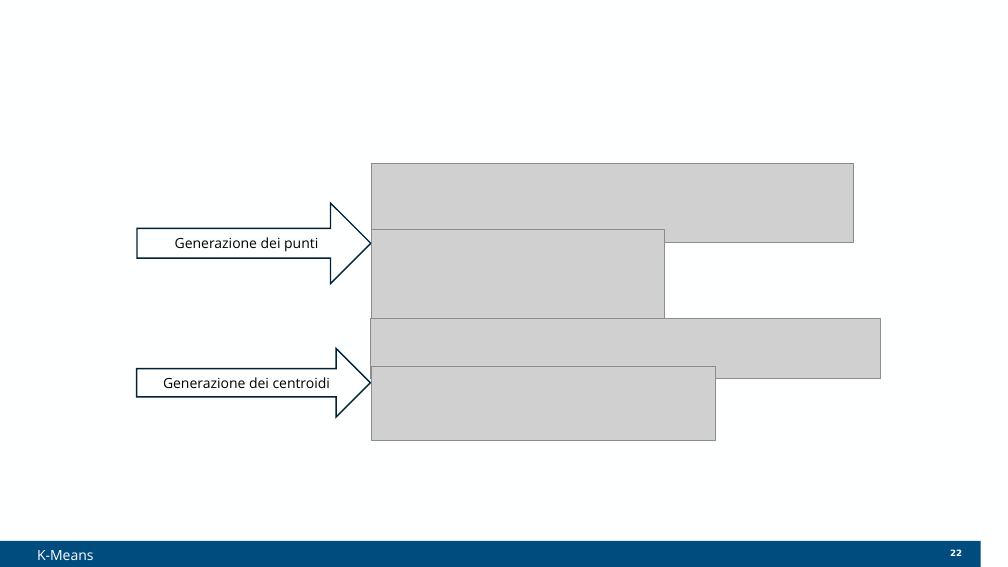
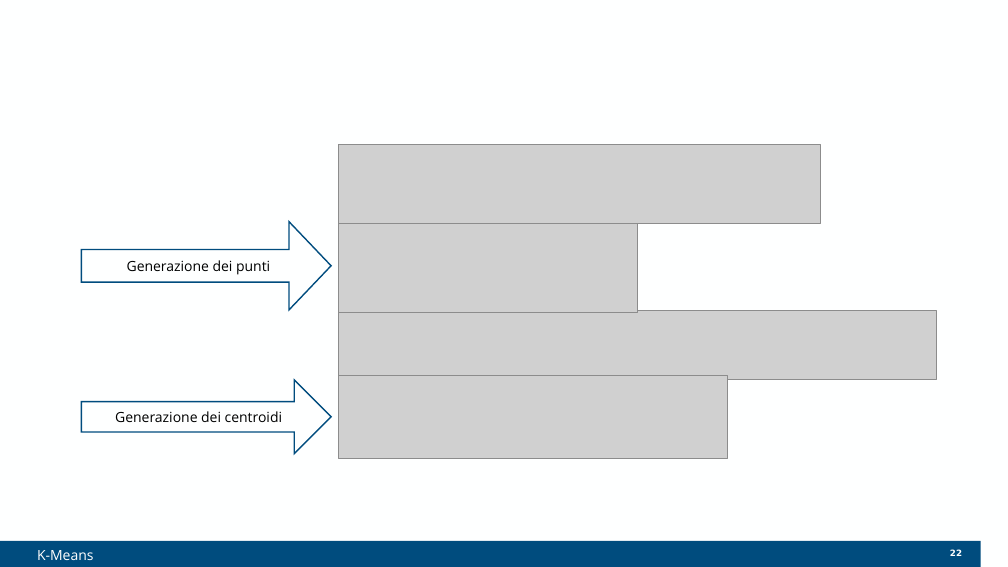
Before and after one commit to Elia-dev/ParallelProgramming, a slide deck: slide 22 of PPpresentation.pptx. Drawn at 1008x567 pixels with LibreOffice and Linux fonts; fonts in the diff are those of the drawing; grey boxes stand for pictures; background and template pictures are left out. Boxes give left, top, right and bottom in pixels: in the first picture for what was removed or moved away, otherwise in the second. Text is boxed around its words. In the diff, an @@ line names an element or a change of style, - is before the commit and + after.

```diff
--- a/PPpresentation.pptx
+++ b/PPpresentation.pptx
@@ picture moved from (x1=371, y1=163, x2=853, y2=242) to (x1=339, y1=145, x2=821, y2=224) @@
@@ right arrow "Generazione dei punti" resized from (x1=137, y1=203, x2=371, y2=283) to (x1=82, y1=222, x2=332, y2=310) @@
@@ right arrow "Generazione dei punti" at (x1=82, y1=222, x2=332, y2=310): fill none to #FEFFFF; outline #002137 1 pt to #004C7E 1 pt; proportions changed @@
@@ picture resized from (x1=372, y1=230, x2=665, y2=319) to (x1=339, y1=224, x2=637, y2=312) @@
@@ picture resized from (x1=371, y1=320, x2=881, y2=379) to (x1=339, y1=310, x2=936, y2=380) @@
@@ right arrow "Generazione dei centroidi" resized from (x1=137, y1=349, x2=371, y2=417) to (x1=82, y1=380, x2=332, y2=454) @@
@@ right arrow "Generazione dei centroidi" at (x1=82, y1=380, x2=332, y2=454): fill none to #FEFFFF; outline #002137 1 pt to #004C7E 1 pt @@
@@ picture resized from (x1=371, y1=367, x2=715, y2=440) to (x1=339, y1=375, x2=728, y2=459) @@
```
Also in this commit, not shown: 27 other slides changed, 1 other file.
